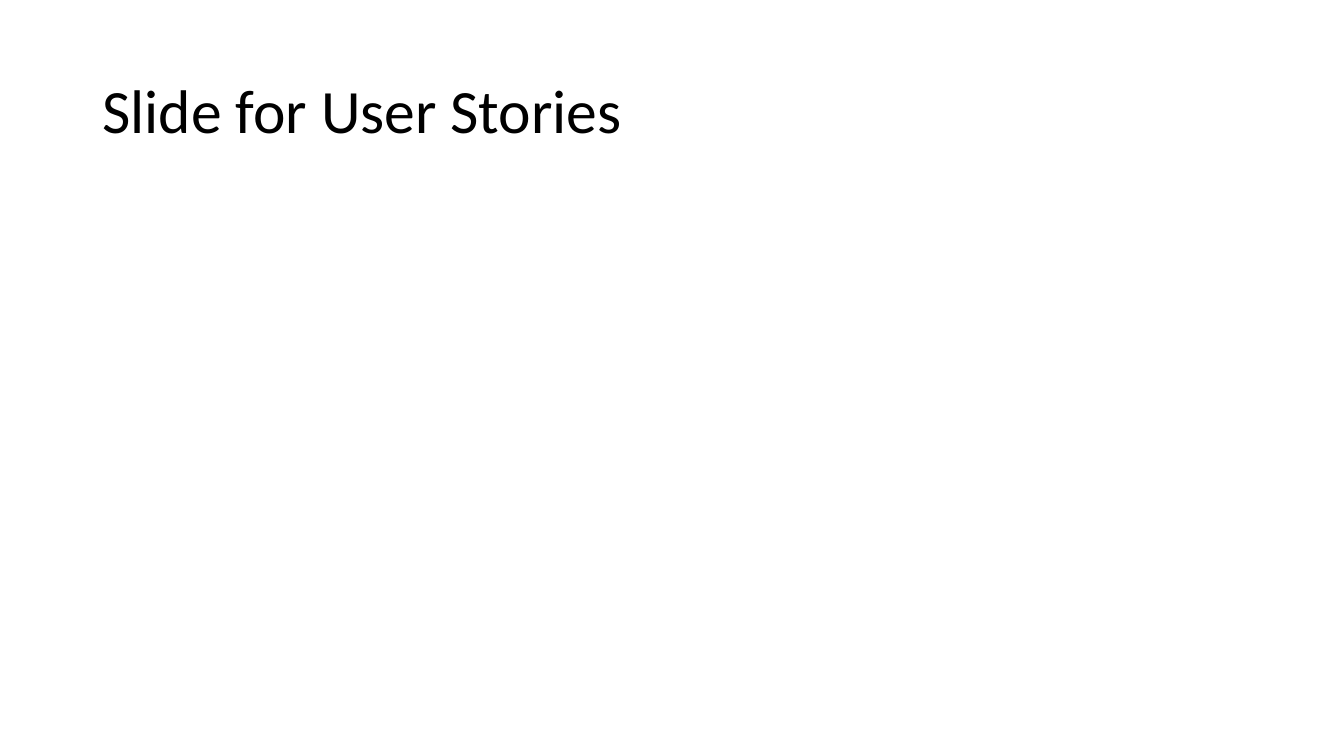
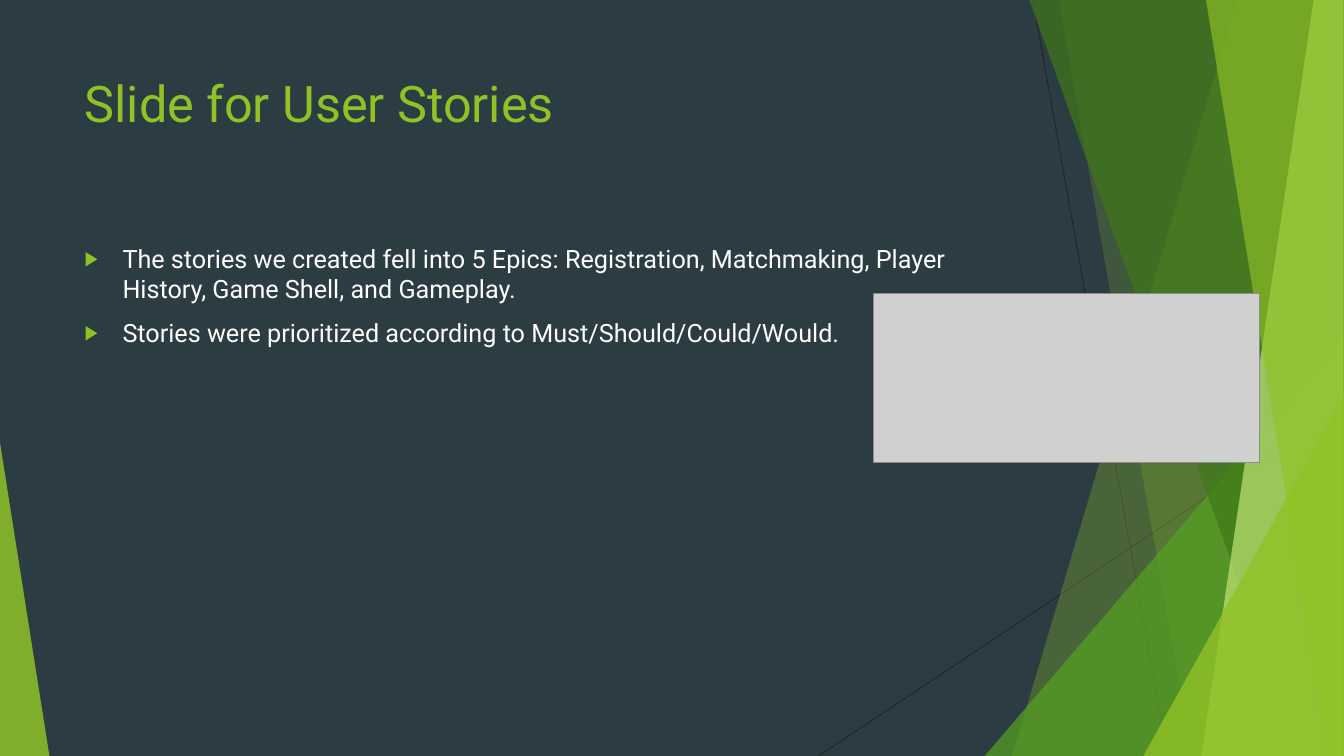
Before and after one commit to WaterbendingToph/cs414-f20-public_class_TeamD, a slide deck: slide 4 of 8- Presentation/P1 Presentation.pptx. Drawn at 1344x756 pixels with LibreOffice and Linux fonts; fonts in the diff are those of the drawing; grey boxes stand for pictures. Boxes give left, top, right and bottom in pixels: in the first picture for what was removed or moved away, otherwise in the second. Text is boxed around its words. In the diff, an @@ line names an element or a change of style, - is before the commit and + after.

```diff
--- a/8- Presentation/P1 Presentation.pptx
+++ b/8- Presentation/P1 Presentation.pptx
@@ background #FFFFFF to #2C3C43 @@
@@ title "Slide for User Stories": place and size @@
-title "Slide for User Stories" at (102,90,622,134)
+title "Slide for User Stories" at (85,84,554,123)
@@ title "Slide for User Stories" at (85,84,554,123): size 44 to 36 pt, font Calibri to Roboto, text colour #000000 to #90C226; line spacing 0.9 to 1; vertical alignment middle to top @@
@@ text added at (123,249,945,348), 18 pt, text #FFFFFF @@
+▶ The stories we created fell into 5 Epics: Registration, Matchmaking, Player History, Game Shell, and Gameplay.
+▶ Stories were prioritized according to Must/Should/Could/Would.
@@ picture added at (873,293,1259,463) @@
@@ group added at (0,0,1344,756): 5 freeform shapes, 3 triangles, 2 lines @@
```
Also in this commit, not shown: 4 other slides changed, 2 slides added, 2 slides removed.
